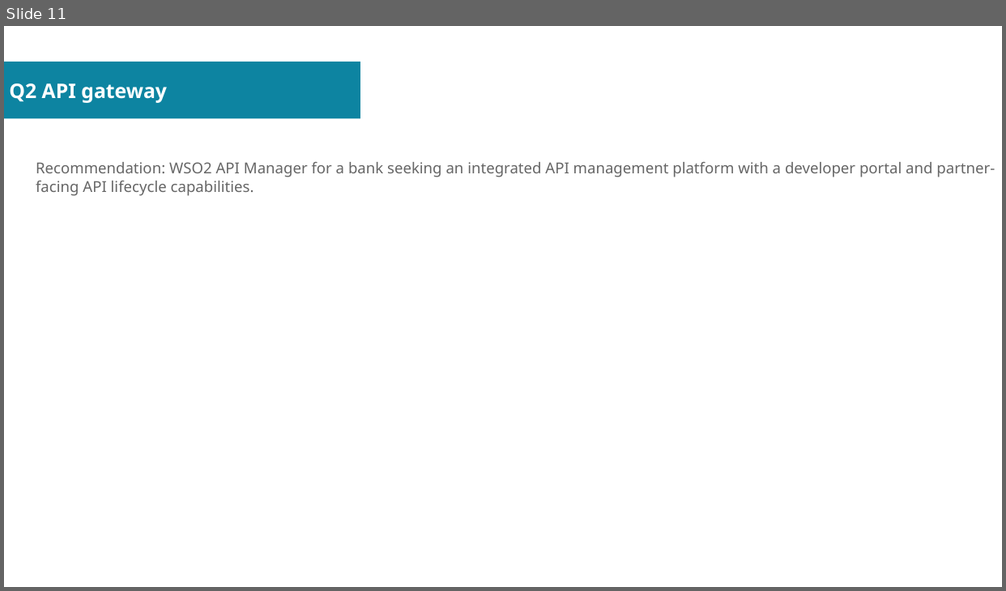
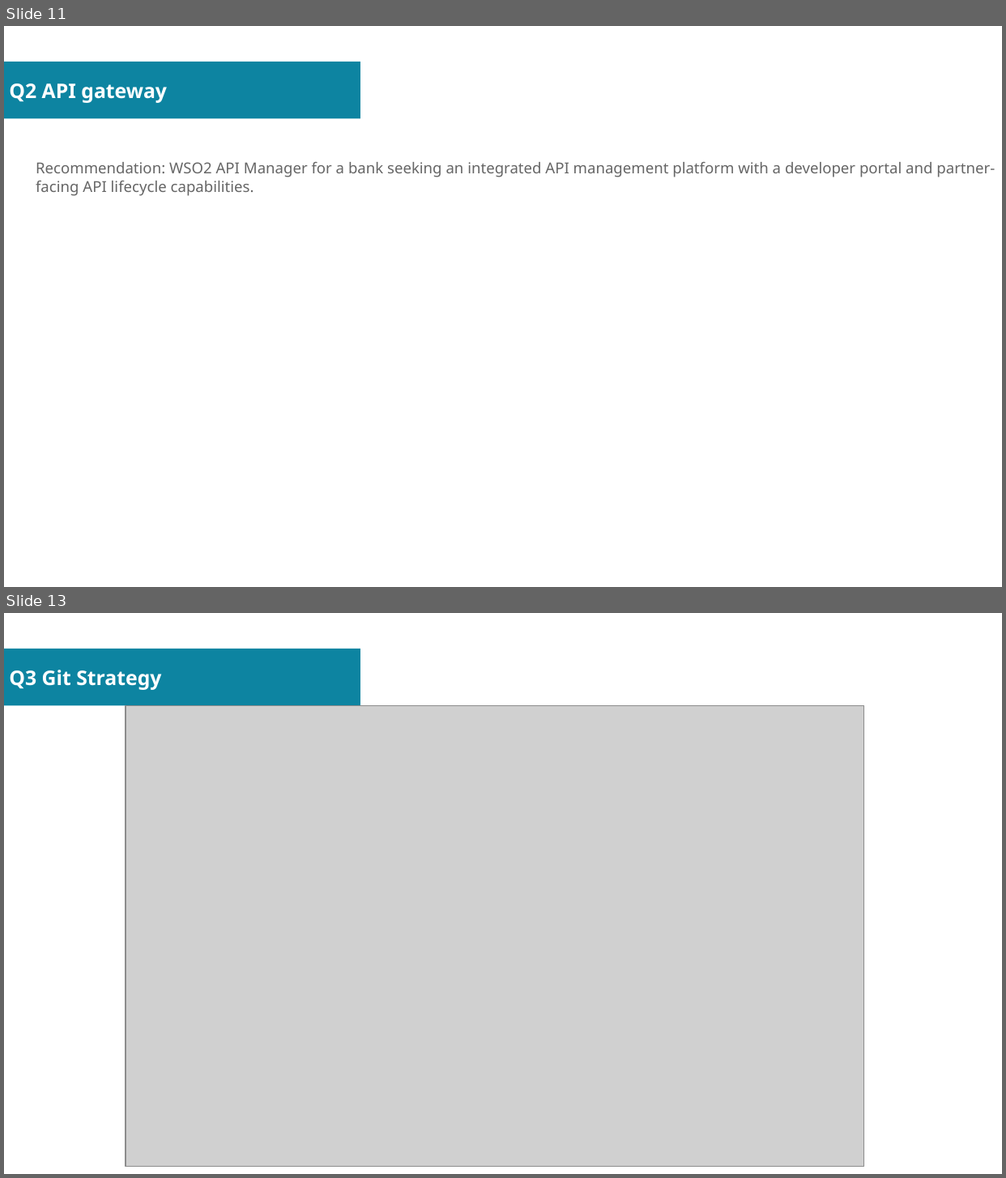
Before and after one commit to sovannotychea/ori-test, a slide deck: docs/02.odp. Shown one above the other, each under a label of ours: slide 11 before the commit, slides 11 and 13 after it; the slides between them are not shown. The pictures are 1006x591 and 1006x1178 pixels, drawn with LibreOffice and Linux fonts; fonts in the diff are those of the drawing; grey boxes stand for pictures. Boxes give left, top, right and bottom in pixels: in the first picture for what was removed or moved away, otherwise in the second. Text is boxed around its words. In the diff, an @@ line names an element or a change of style, - is before the commit and + after.

```diff
--- a/docs/02.odp
+++ b/docs/02.odp
@@ slide 13 added at (x1=4, y1=613, x2=1002, y2=1174), background #FFFFFF; not listed: 1 template element that a slide beside it also shows @@
@@ title added at (x1=9, y1=670, x2=161, y2=690), 16 pt, text #FFFFFF, bold @@
+Q3 Git Strategy
@@ picture added at (x1=126, y1=706, x2=864, y2=1167) @@
```
Also in this commit, not shown: 3 other slides added, 1 slide removed.
